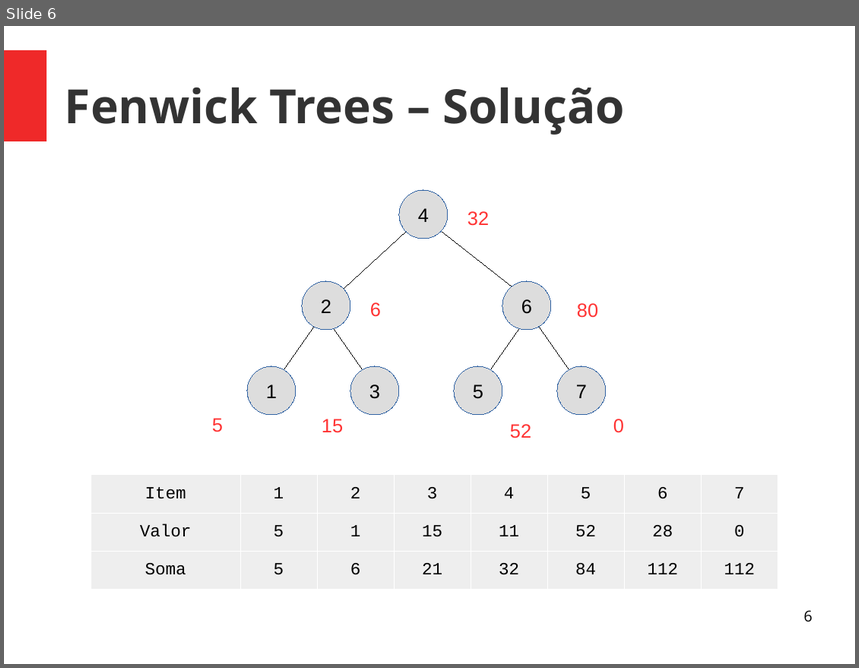
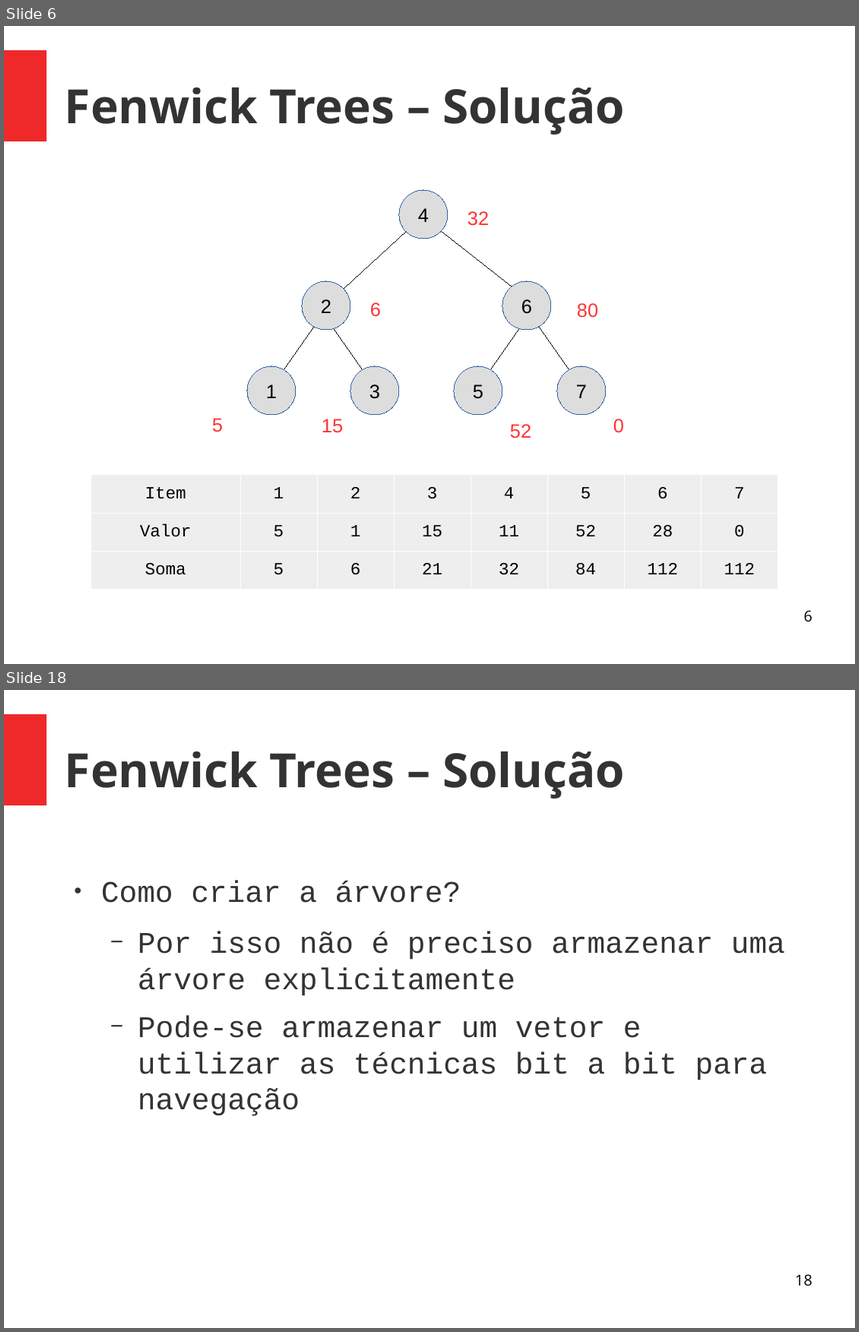
Before and after one commit to almirbraggio/aed, a slide deck: 03/Fenwick-Tree/fenwick-tree.odp. Shown one above the other, each under a label of ours: slide 6 before the commit, slides 6 and 18 after it; the slides between them are not shown. The pictures are 859x668 and 859x1332 pixels, drawn with LibreOffice and Linux fonts; fonts in the diff are those of the drawing. Boxes give left, top, right and bottom in pixels: in the first picture for what was removed or moved away, otherwise in the second. Text is boxed around its words. In the diff, an @@ line names an element or a change of style, - is before the commit and + after.

Commit message:
Fenwick presentation edit

```diff
--- a/03/Fenwick-Tree/fenwick-tree.odp
+++ b/03/Fenwick-Tree/fenwick-tree.odp
@@ slide 18 added at [4, 690, 855, 1328], background #FFFFFF; not listed: 1 template element that a slide beside it also shows @@
@@ title added at [65, 752, 625, 799], 44 pt, text #333333, bold @@
+Fenwick Trees – Solução
@@ text added at [101, 881, 785, 1116], 28 pt, text #333333 @@
+● Como criar a árvore?
+  − Por isso não é preciso armazenar uma árvore explicitamente
+  − Pode-se armazenar um vetor e utilizar as técnicas bit a bit para navegação
@@ page number added at [795, 1274, 813, 1287], 14 pt, text #000000 @@
+18
```
Also in this commit, not shown: 13 other slides added, 1 other file.
